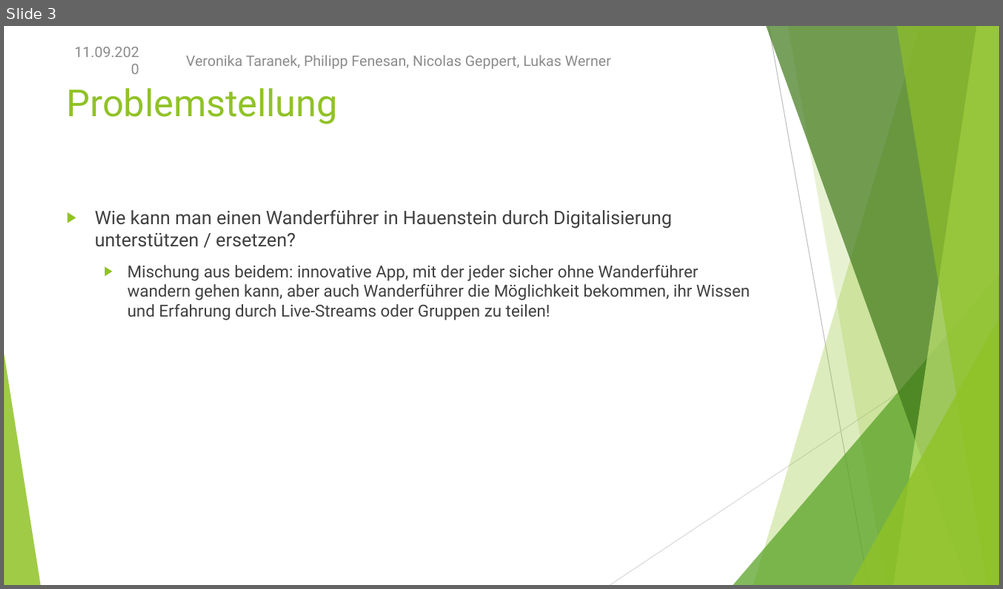
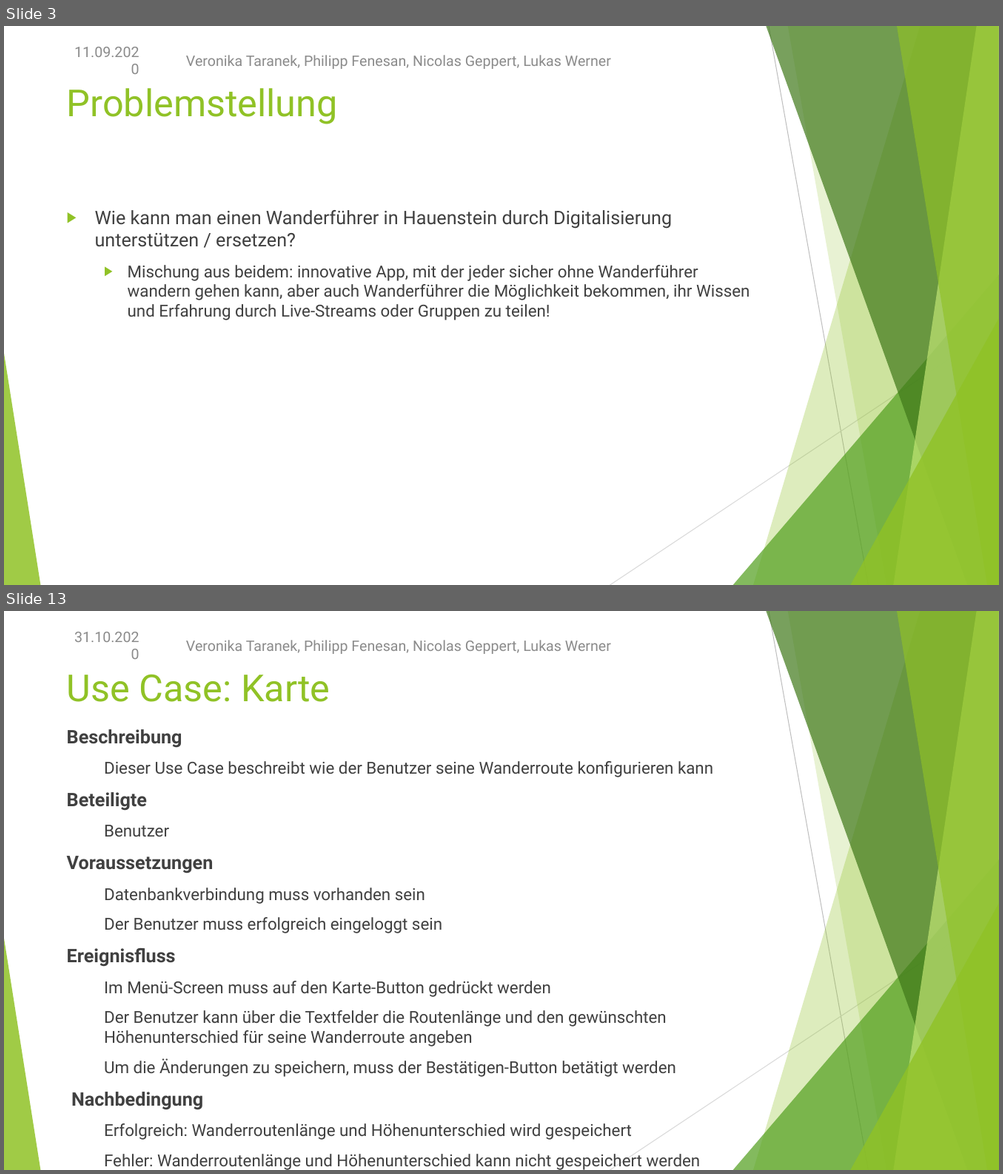
Before and after one commit to NicoGep/Programming_Project, a slide deck: presentation/wanderoo – Gruppe 3.pptx. Shown one above the other, each under a label of ours: slide 3 before the commit, slides 3 and 13 after it; the slides between them are not shown. The pictures are 1003x589 and 1003x1174 pixels, drawn with LibreOffice and Linux fonts; fonts in the diff are those of the drawing. Boxes give left, top, right and bottom in pixels: in the first picture for what was removed or moved away, otherwise in the second. Text is boxed around its words. In the diff, an @@ line names an element or a change of style, - is before the commit and + after.

Commit message:
Presentation Use Case Update

```diff
--- a/presentation/wanderoo – Gruppe 3.pptx
+++ b/presentation/wanderoo – Gruppe 3.pptx
@@ slide 13 added at [4, 611, 999, 1170], background #FFFFFF; not listed: 10 template elements that a slide beside it also shows @@
@@ text added at [74, 632, 139, 642], 14 pt, text #8C8C8C @@
+31.10.2020
@@ text added at [186, 640, 611, 654], 14 pt, text #8C8C8C @@
+Veronika Taranek, Philipp Fenesan, Nicolas Geppert, Lukas Werner
@@ title added at [67, 674, 330, 702], 36 pt, text #90C226 @@
+Use Case: Karte
@@ text added at [67, 729, 713, 1170], 16 pt, text #404040 @@
+Beschreibung
+  Dieser Use Case beschreibt wie der Benutzer seine Wanderroute konfigurieren kann
+Beteiligte
+  Benutzer
+Voraussetzungen
+  Datenbankverbindung muss vorhanden sein
+  Der Benutzer muss erfolgreich eingeloggt sein
+Ereignisfluss
+  Im Menü-Screen muss auf den Karte-Button gedrückt werden
+  Der Benutzer kann über die Textfelder die Routenlänge und den gewünschten Höhenunterschied für seine Wanderroute angeben
+  Um die Änderungen zu speichern, muss der Bestätigen-Button betätigt werden
+Nachbedingung
+  Erfolgreich: Wanderroutenlänge und Höhenunterschied wird gespeichert
+  Fehler: Wanderroutenlänge und Höhenunterschied kann nicht gespeichert werden
```
Also in this commit, not shown: 11 slides changed, 1 other slide added, 43 other files.
